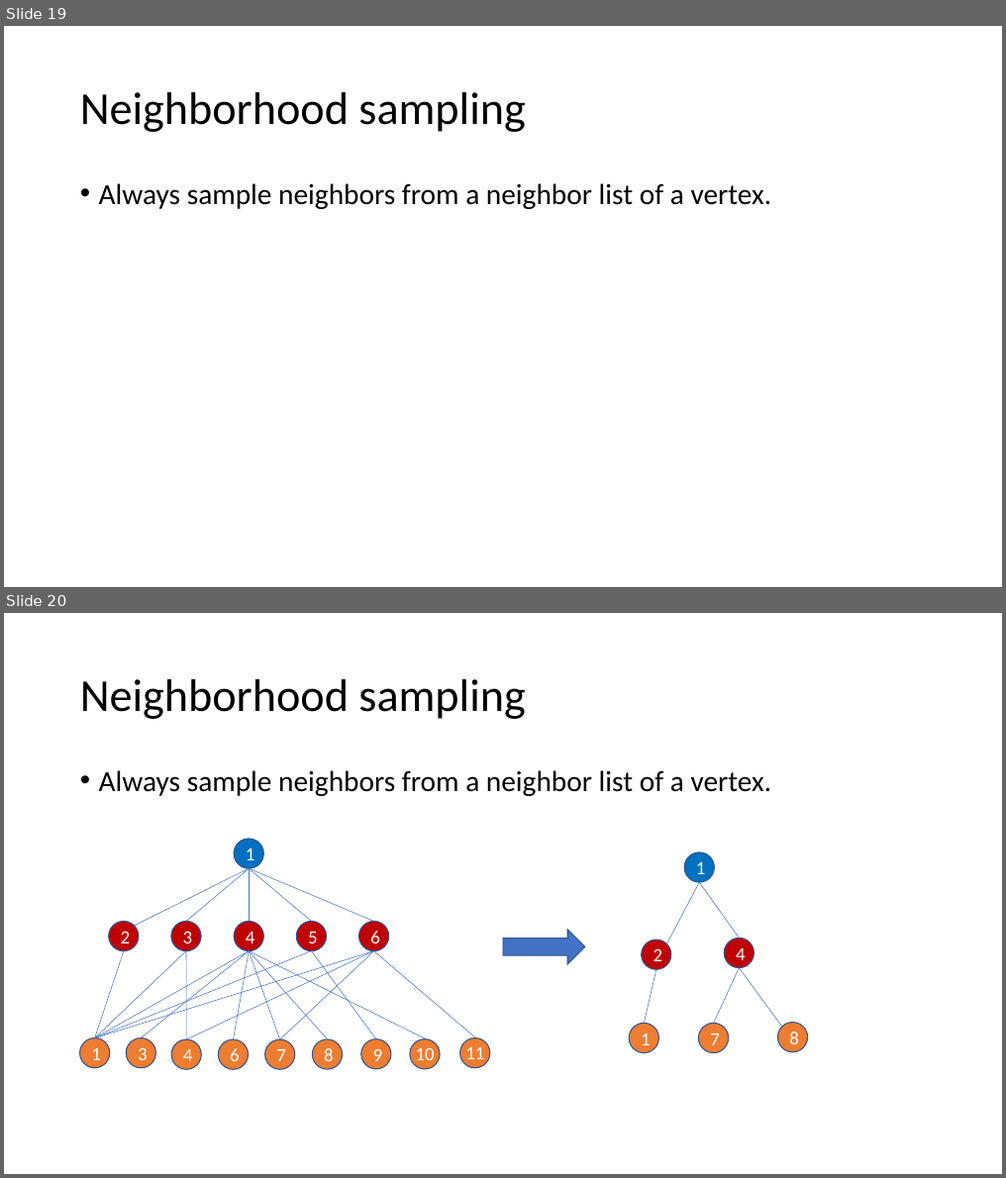
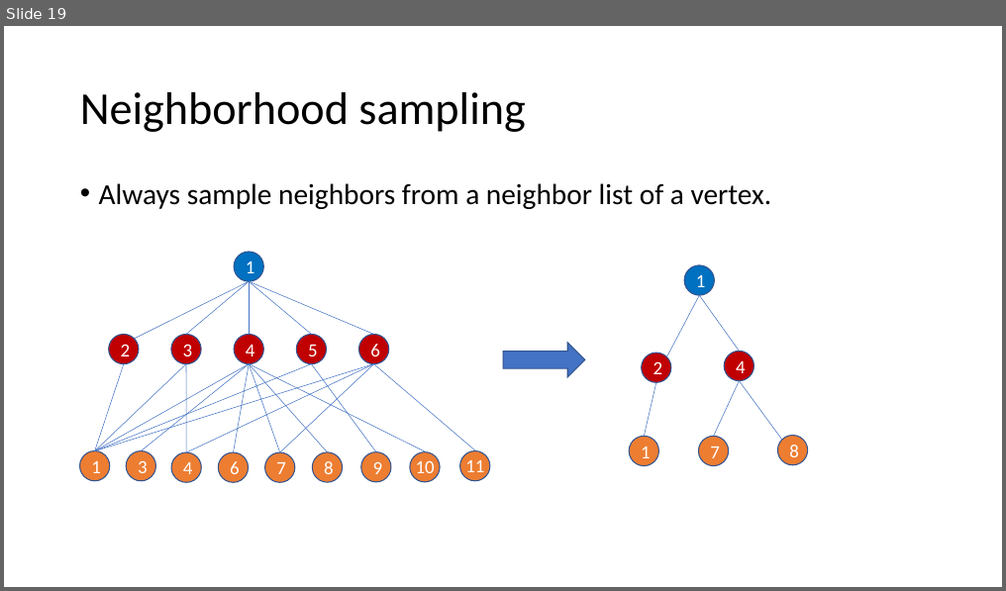
Before and after one commit to dglai/WWW20-Hands-on-Tutorial, a slide deck: large_graphs/sampling.pptx. Shown one above the other, each under a label of ours: slides 19 and 20 before the commit, slide 19 after it. The pictures are 1006x1178 and 1006x591 pixels, drawn with LibreOffice and Linux fonts; fonts in the diff are those of the drawing. Boxes give left, top, right and bottom in pixels: in the first picture for what was removed or moved away, otherwise in the second. Text is boxed around its words. In the diff, an @@ line names an element or a change of style, - is before the commit and + after.

Commit message:
update sampling slides.

```diff
--- a/large_graphs/sampling.pptx
+++ b/large_graphs/sampling.pptx
@@ slide 19 removed at bbox=[4, 26, 1002, 587], background #FFFFFF @@
@@ title removed at bbox=[80, 92, 525, 132] @@
-Neighborhood sampling
@@ text removed at bbox=[99, 183, 772, 209] @@
-• Always sample neighbors from a neighbor list of a vertex.
@@ what was slide 20 is now slide 19 @@
```
Also in this commit, not shown: 5 slides changed, 9 slides added.
